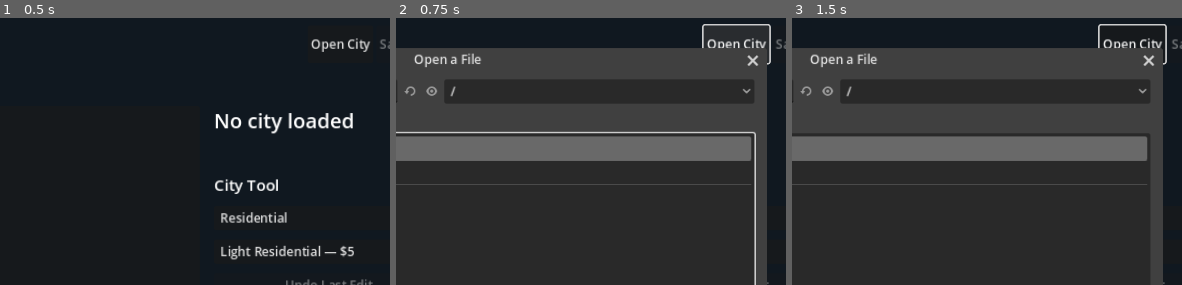
Above: before the commit, frames 1-3 (left to right).
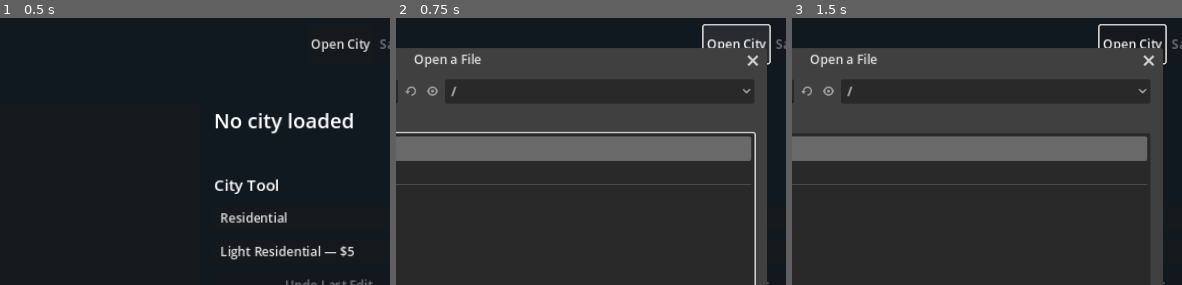
Above: after the commit, the same moments.

Repository: nicholas-ochoa/OpenSC2K
Game: Godot game, scene res://main.tscn
The game is run twice, just before and just after one commit, with the same random seed, the same clock (stepped at 60 frames per second) and the same inputs.
Inputs (mouse positions are % of the whole screen's width and height, from its top left):
- Up to frame 1 (0.5 s): no input
- Up to frame 2 (0.75 s): click "Open City" at 0.5 s
- Up to frame 3 (1.5 s): click (35, 88) at 1.27 s; type "12" at 1.35 s
The pictures show only the part of the screen within x 42-92%, y 0-50%; the shares and areas given below are measured in that part.

Frame 1 is identical in both runs. In frame 2, 0.1% of the frame differs, in the area x 2-16%, y 25-30%; in frame 3, 0.1%.

Commit message:
raise, lower and level terrain

Diff:
--- a/game/src/main.gd
+++ b/game/src/main.gd
@@ -22,6 +22,7 @@
 const Tunnels = preload("res://src/tools/tunnel_command.gd")
 const Highways = preload("res://src/tools/highway_command.gd")
 const Demolish = preload("res://src/tools/demolish_command.gd")
+const TerrainTools = preload("res://src/tools/terrain_command.gd")
 
 var city: CityState
 var current_document: Sc2File
@@ -345,6 +346,7 @@
 	var is_tunnel_tool := Tunnels.supports_tool(selected_group, selected_subtool)
 	var is_highway_tool := Highways.supports_tool(selected_group, selected_subtool)
 	var is_demolish_tool := Demolish.supports_tool(selected_group, selected_subtool)
+	var is_terrain_tool := TerrainTools.supports_tool(selected_group, selected_subtool)
 	var is_sign_tool := selected_group == 15
 	var is_query_tool := selected_group == 16
 	var is_center_tool := selected_group == 17
@@ -362,11 +364,12 @@
 			or is_tunnel_tool
 			or is_highway_tool
 			or is_demolish_tool
+			or is_terrain_tool
 			or is_sign_tool
 			or is_query_tool
 			or is_center_tool
 		),
-		"rectangle" if is_zone_tool else ("path" if is_landscape_tool or is_network_tool or is_highway_tool or is_demolish_tool else "point"),
+		"rectangle" if is_zone_tool else ("path" if is_landscape_tool or is_network_tool or is_highway_tool or is_demolish_tool or is_terrain_tool else "point"),
 	)
 	if city == null or status_label == null:
 		return
@@ -392,6 +395,8 @@
 		status_label.text = "Highway selected. Drag between city tiles to build a two-tile-wide route."
 	elif is_demolish_tool:
 		status_label.text = "Demolish selected. Click or drag across eligible city tiles."
+	elif is_terrain_tool:
+		status_label.text = "%s selected. Click or drag across terrain." % tool.name
 	elif is_sign_tool:
 		status_label.text = "Place Sign selected. Click a city tile to add, edit, or remove a user sign."
 	elif is_query_tool:
@@ -460,6 +465,26 @@
 			status_label.text += " %d specialized structures were not changed." % demolition.skipped_specialized
 		if demolition.easter_events > 0:
 			status_label.text += " A hidden tree event stopped demolition on %d tiles." % demolition.easter_events
+		return
+	if TerrainTools.supports_tool(selected_group, selected_subtool):
+		var terrain_change := TerrainTools.apply_path(
+			city, selected_group, selected_subtool, start, path
+		)
+		if not terrain_change.ok:
+			_show_error("Cannot change terrain: %s" % terrain_change.error)
+			return
+		last_edit_command = terrain_change
+		undo_button.disabled = false
+		_refresh_details()
+		_refresh_map()
+		status_label.remove_theme_color_override("font_color")
+		status_label.text = "%s applied %d actions for $%s." % [
+			Tools.tool(selected_group, selected_subtool).name,
+			terrain_change.action_count,
+			_format_number(terrain_change.cost),
+		]
+		if terrain_change.skipped_conflicts > 0:
+			status_label.text += " %d structure conflicts were not changed." % terrain_change.skipped_conflicts
 		return
 	if Networks.supports_tool(selected_group, selected_subtool):
 		var network := Networks.apply(city, selected_group, selected_subtool, start, finish)
@@ -609,6 +634,8 @@
 		result = Highways.undo(city, last_edit_command)
 	elif command_type == "demolish":
 		result = Demolish.undo(city, last_edit_command, tool_random)
+	elif command_type == "terrain":
+		result = TerrainTools.undo(city, last_edit_command)
 	else:
 		result = Zones.undo(city, last_edit_command)
 	if not result.ok:
@@ -639,6 +666,8 @@
 		status_label.text = "Restored the previous highway route across %d tiles." % result.restored_tiles
 	elif command_type == "demolish":
 		status_label.text = "Restored %d demolished tiles and the previous funds value." % result.restored_tiles
+	elif command_type == "terrain":
+		status_label.text = "Restored %d terrain tiles and the previous funds value." % result.restored_tiles
 	else:
 		status_label.text = "Restored %d tiles and the previous funds value." % result.restored_tiles
 
--- /dev/null
+++ b/game/src/tools/terrain_command.gd
@@ -0,0 +1,426 @@
+class_name TerrainCommand
+extends RefCounted
+
+const GROUP_BULLDOZER := 0
+const SUBTOOL_LEVEL := 1
+const SUBTOOL_RAISE := 2
+const SUBTOOL_LOWER := 3
+const MILITARY_ZONE := 7
+const FLAG_WATER := 0x04
+const MAX_RAISE_SOURCE := 29
+
+const NEIGHBOR_OFFSETS := [
+	Vector2i(0, -1), Vector2i(1, -1), Vector2i(1, 0), Vector2i(1, 1),
+	Vector2i(0, 1), Vector2i(-1, 1), Vector2i(-1, 0), Vector2i(-1, -1),
+]
+const NEIGHBOR_MASKS := [3, 2, 6, 4, 12, 8, 9, 1]
+const CARDINAL_OFFSETS := [Vector2i(0, -1), Vector2i(1, 0), Vector2i(0, 1), Vector2i(-1, 0)]
+const TERRAIN_SHAPES := [
+	0, 9, 10, 2, 11, 13, 3, 6, 12, 1, 13, 5, 4, 8, 7, 50,
+	0, 2, 10, 2, 3, 6, 3, 6, 11, 0, 0, 0, 3, 6, 3, 6,
+	4, 13, 13, 13, 13, 13, 13, 13, 4, 13, 13, 13, 7, 13, 7, 50,
+	12, 13, 13, 13, 13, 13, 13, 13, 4, 13, 13, 13, 13, 13, 13, 13,
+	4, 13, 13, 13, 13, 13, 13, 13, 4, 13, 13, 13, 7, 13, 7, 13,
+	1, 5, 13, 13, 13, 13, 13, 13, 13, 13, 13, 13, 13, 13, 13, 13,
+	13, 13, 13, 13, 13, 13, 13, 13, 13, 13, 13, 13, 13, 13, 13, 13,
+	1, 13, 13, 13, 13, 13, 13, 13, 13, 13, 13, 13, 13, 13, 13, 13,
+	8, 13, 13, 13, 13, 13, 13, 13, 8, 13, 13, 13, 50, 13, 13, 13,
+	9, 2, 2, 2, 13, 13, 13, 6, 13, 13, 13, 13, 13, 13, 13, 6,
+	13, 13, 13, 13, 13, 13, 13, 13, 13, 13, 13, 13, 13, 13, 13, 13,
+	1, 13, 13, 13, 13, 13, 13, 13, 13, 13, 13, 13, 13, 13, 13, 13,
+	13, 13, 13, 13, 13, 13, 13, 13, 13, 13, 13, 13, 13, 13, 13, 13,
+	1, 5, 13, 5, 13, 13, 13, 50, 13, 13, 13, 13, 13, 13, 13, 13,
+	13, 13, 13, 13, 13, 13, 13, 13, 13, 13, 13, 13, 13, 13, 13, 13,
+	1, 5, 13, 5, 13, 13, 13, 13, 13, 13, 13, 13, 13, 13, 13, 13,
+]
+
+
+static func supports_tool(group_index: int, subtool_index: int) -> bool:
+	return group_index == GROUP_BULLDOZER and subtool_index >= SUBTOOL_LEVEL and subtool_index <= SUBTOOL_LOWER
+
+
+static func apply_path(
+	city: CityState,
+	group_index: int,
+	subtool_index: int,
+	start: Vector2i,
+	points: Array[Vector2i]
+) -> Dictionary:
+	if city == null or not city.is_valid():
+		return {"ok": false, "error": "city is invalid"}
+	if not supports_tool(group_index, subtool_index):
+		return {"ok": false, "error": "tool is not a terrain tool"}
+	if city.index_of(start.x, start.y) < 0 or points.is_empty():
+		return {"ok": false, "error": "terrain path is outside the city"}
+
+	var old_payloads := NetworkCommand._city_payloads(city)
+	if old_payloads.is_empty():
+		return {"ok": false, "error": "required city data is missing or invalid"}
+	var changed_payloads := NetworkCommand._duplicate_payloads(old_payloads)
+	var altitude: PackedByteArray = changed_payloads.ALTM
+	var buildings: PackedByteArray = changed_payloads.XBLD
+	var terrain: PackedByteArray = changed_payloads.XTER
+	var zones: PackedByteArray = changed_payloads.XZON
+	var underground: PackedByteArray = changed_payloads.XUND
+	var flags: PackedByteArray = changed_payloads.XBIT
+	var misc: PackedByteArray = changed_payloads.MISC
+	var funds := city.funds()
+	var target_altitude := _land_altitude(altitude, city.index_of(start.x, start.y))
+	var action_count := 0
+	var total_cost := 0
+	var changed_indices := PackedInt32Array()
+	var skipped_conflicts := 0
+	var skipped_insufficient := 0
+
+	for point in points:
+		var index := city.index_of(point.x, point.y)
+		if index < 0:
+			continue
+		var operation := subtool_index
+		if operation == SUBTOOL_LEVEL:
+			var current_altitude := _land_altitude(altitude, index)
+			if current_altitude < target_altitude:
+				operation = SUBTOOL_RAISE
+			elif current_altitude > target_altitude:
+				operation = SUBTOOL_LOWER
+			else:
+				continue
+		var heights := _decode_heights(altitude)
+		var trial := {}
+		if operation == SUBTOOL_RAISE:
+			trial = _plan_raise(heights, zones, buildings, point, funds)
+		else:
+			trial = _plan_lower(heights, point, funds)
+		if not trial.get("valid", false):
+			if trial.get("insufficient", false):
+				skipped_insufficient += 1
+			continue
+		var modified: PackedInt32Array = trial.modified
+		var retile_indices := _expanded_indices(modified)
+		if _has_unsupported_conflict(buildings, underground, retile_indices):
+			skipped_conflicts += 1
+			continue
+		_write_heights(altitude, trial.heights, modified)
+		for changed_index in trial.zone_indices:
+			zones[changed_index] &= 0xf0
+		funds = int(trial.funds)
+		total_cost += int(trial.cost)
+		action_count += 1
+		_retile_region(
+			altitude, buildings, terrain, zones, flags, misc, retile_indices,
+			city.document.misc_u32(0x0e40)
+		)
+		for changed_index in modified:
+			if not changed_indices.has(changed_index):
+				changed_indices.append(changed_index)
+		for changed_index in retile_indices:
+			if not changed_indices.has(changed_index):
+				changed_indices.append(changed_index)
+
+	if action_count == 0:
+		if skipped_insufficient > 0:
+			return {"ok": false, "error": "insufficient funds", "cost": 25}
+		if skipped_conflicts > 0:
+			return {"ok": false, "error": "terrain change conflicts with a structure or underground network"}
+		return {"ok": false, "error": "no terrain height changed"}
+	BuildingCommand._write_u32_be(misc, BuildingCommand.MISC_FUNDS, funds)
+
+	var changed_ids := PackedStringArray()
+	for chunk_id in ["ALTM", "XBLD", "XTER", "XZON", "XBIT", "MISC"]:
+		if changed_payloads[chunk_id] != old_payloads[chunk_id]:
+			changed_ids.append(chunk_id)
+	if not NetworkCommand._apply_payloads(city, changed_ids, changed_payloads, old_payloads):
+		return {"ok": false, "error": "cannot store terrain changes"}
+	return {
+		"ok": true,
+		"command_type": "terrain",
+		"group_index": group_index,
+		"subtool_index": subtool_index,
+		"target_altitude": target_altitude,
+		"tile_indices": changed_indices,
+		"action_count": action_count,
+		"cost": total_cost,
+		"skipped_conflicts": skipped_conflicts,
+		"skipped_insufficient": skipped_insufficient,
+		"changed_ids": changed_ids,
+		"old_payloads": old_payloads,
+		"new_payloads": changed_payloads,
+		"error": "",
+	}
+
+
+static func undo(city: CityState, command: Dictionary) -> Dictionary:
+	if city == null or not city.is_valid():
+		return {"ok": false, "error": "city is invalid"}
+	if not command.get("ok", false) or command.get("command_type", "") != "terrain":
+		return {"ok": false, "error": "terrain command is invalid"}
+	var changed_ids: PackedStringArray = command.get("changed_ids", PackedStringArray())
+	var old_payloads: Dictionary = command.get("old_payloads", {})
+	var new_payloads: Dictionary = command.get("new_payloads", {})
+	for chunk_id in changed_ids:
+		var chunk := city.document.find_chunk(chunk_id)
+		if chunk == null or not new_payloads.has(chunk_id) or chunk.decoded_payload != new_payloads[chunk_id]:
+			return {"ok": false, "error": "city changed after this terrain command"}
+	if not NetworkCommand._apply_payloads(city, changed_ids, old_payloads, new_payloads):
+		return {"ok": false, "error": "cannot restore terrain changes"}
+	var indices: PackedInt32Array = command.get("tile_indices", PackedInt32Array())
+	return {"ok": true, "restored_tiles": indices.size(), "error": ""}
+
+
+static func _plan_raise(
+	heights: PackedInt32Array,
+	zones: PackedByteArray,
+	buildings: PackedByteArray,
+	start: Vector2i,
+	funds: int
+) -> Dictionary:
+	var visiting := {}
+	var visited := {}
+	var postorder: Array[Vector2i] = []
+	if not _collect_raise_dependencies(heights, zones, start, visiting, visited, postorder):
+		return {"valid": false}
+	var trial := heights.duplicate()
+	var modified := PackedInt32Array()
+	var zone_indices := PackedInt32Array()
+	var remaining := funds
+	var cost := 0
+	for point in postorder:
+		if remaining < 25:
+			continue
+		var index := point.x * CityState.MAP_SIZE + point.y
+		trial[index] += 1
+		remaining -= 25
+		cost += 25
+		zone_indices.append(index)
+		if not modified.has(index):
+			modified.append(index)
+		_normalize_cardinal_slopes(trial, buildings, point, modified)
+	if cost == 0:
+		return {"valid": false, "insufficient": true}
+	return {
+		"valid": true,
+		"heights": trial,
+		"modified": modified,
+		"zone_indices": zone_indices,
+		"funds": remaining,
+		"cost": cost,
+	}
+
+
+static func _collect_raise_dependencies(
+	heights: PackedInt32Array,
+	zones: PackedByteArray,
+	point: Vector2i,
+	visiting: Dictionary,
+	visited: Dictionary,
+	postorder: Array[Vector2i]
+) -> bool:
+	var index := point.x * CityState.MAP_SIZE + point.y
+	if visited.has(index):
+		return true
+	if visiting.has(index):
+		return true
+	if (zones[index] & 0x0f) == MILITARY_ZONE or heights[index] > MAX_RAISE_SOURCE:
+		return false
+	for offset in NEIGHBOR_OFFSETS:
+		var neighbor: Vector2i = point + offset
+		if _point_is_in_bounds(neighbor):
+			var neighbor_index := neighbor.x * CityState.MAP_SIZE + neighbor.y
+			if (zones[neighbor_index] & 0x0f) == MILITARY_ZONE:
+				return false
+	visiting[index] = true
+	for offset in CARDINAL_OFFSETS:
+		var neighbor: Vector2i = point + offset
+		if not _point_is_in_bounds(neighbor):
+			continue
+		var neighbor_index := neighbor.x * CityState.MAP_SIZE + neighbor.y
+		if heights[neighbor_index] < heights[index]:
+			if not _collect_raise_dependencies(
+				heights, zones, neighbor, visiting, visited, postorder
+			):
+				return false
+	visiting.erase(index)
+	visited[index] = true
+	postorder.append(point)
+	return true
+
+
+static func _normalize_cardinal_slopes(
+	heights: PackedInt32Array,
+	buildings: PackedByteArray,
+	point: Vector2i,
+	modified: PackedInt32Array
+) -> void:
+	var index := point.x * CityState.MAP_SIZE + point.y
+	for offset in CARDINAL_OFFSETS:
+		var neighbor: Vector2i = point + offset
+		if not _point_is_in_bounds(neighbor):
+			continue
+		var neighbor_index := neighbor.x * CityState.MAP_SIZE + neighbor.y
+		if buildings[neighbor_index] >= 0x0d:
+			continue
+		var difference := heights[index] - heights[neighbor_index]
+		if difference >= 2:
+			heights[neighbor_index] = heights[index] - 1
+		elif difference <= -2:
+			heights[neighbor_index] = heights[index] + 1
+		else:
+			continue
+		if not modified.has(neighbor_index):
+			modified.append(neighbor_index)
+		_normalize_cardinal_slopes(heights, buildings, neighbor, modified)
+
+
+static func _plan_lower(
+	heights: PackedInt32Array, start: Vector2i, funds: int
+) -> Dictionary:
+	if funds < 25:
+		return {"valid": false, "insufficient": true}
+	var start_index := start.x * CityState.MAP_SIZE + start.y
+	if heights[start_index] == 0:
+		return {"valid": false}
+	var trial := heights.duplicate()
+	var queue: Array[Vector2i] = []
+	queue.resize(512)
+	var queue_head := 0
+	var queue_tail := 1
+	queue[0] = start
+	var modified := PackedInt32Array([start_index])
+	var zone_indices := PackedInt32Array()
+	trial[start_index] -= 1
+	var decrements := 1
+	while queue_head != queue_tail:
+		var point := queue[queue_head]
+		queue_head = (queue_head + 1) & 0x1ff
+		var index := point.x * CityState.MAP_SIZE + point.y
+		if not zone_indices.has(index):
+			zone_indices.append(index)
+		var higher_mask := 0
+		for neighbor_index in 8:
+			var neighbor: Vector2i = point + NEIGHBOR_OFFSETS[neighbor_index]
+			if _point_is_in_bounds(neighbor):
+				var checked_index := neighbor.x * CityState.MAP_SIZE + neighbor.y
+				if trial[checked_index] > trial[index]:
+					higher_mask |= NEIGHBOR_MASKS[neighbor_index]
+		for neighbor_index in 8:
+			var neighbor: Vector2i = point + NEIGHBOR_OFFSETS[neighbor_index]
+			if not _point_is_in_bounds(neighbor):
+				continue
+			var checked_index := neighbor.x * CityState.MAP_SIZE + neighbor.y
+			if (
+				trial[checked_index] > trial[index] + 1
+				or (trial[checked_index] > trial[index] and higher_mask == 15)
+			):
+				trial[checked_index] -= 1
+				decrements += 1
+				queue[queue_tail] = neighbor
+				queue_tail = (queue_tail + 1) & 0x1ff
+				if queue_head == queue_tail:
+					queue_head = (queue_tail + 1) & 0x1ff
+				if not modified.has(checked_index):
+					modified.append(checked_index)
+	return {
+		"valid": true,
+		"heights": trial,
+		"modified": modified,
+		"zone_indices": zone_indices,
+		"funds": maxi(0, funds - decrements * 25),
+		"cost": mini(funds, decrements * 25),
+	}
+
+
+static func _expanded_indices(indices: PackedInt32Array) -> PackedInt32Array:
+	var result := PackedInt32Array()
+	for index in indices:
+		var point := Vector2i(int(index / CityState.MAP_SIZE), index % CityState.MAP_SIZE)
+		for x in range(maxi(0, point.x - 1), mini(128, point.x + 2)):
+			for y in range(maxi(0, point.y - 1), mini(128, point.y + 2)):
+				var checked_index := x * CityState.MAP_SIZE + y
+				if not result.has(checked_index):
+					result.append(checked_index)
+	return result
+
+
+static func _has_unsupported_conflict(
+	buildings: PackedByteArray,
+	underground: PackedByteArray,
+	indices: PackedInt32Array
+) -> bool:
+	for index in indices:
+		if buildings[index] >= 0x0d or underground[index] != 0:
+			return true
+	return false
+
+
+static func _retile_region(
+	altitude: PackedByteArray,
+	buildings: PackedByteArray,
+	terrain: PackedByteArray,
+	zones: PackedByteArray,
+	flags: PackedByteArray,
+	misc: PackedByteArray,
+	indices: PackedInt32Array,
+	sea_level: int
+) -> void:
+	for index in indices:
+		var point := Vector2i(int(index / CityState.MAP_SIZE), index % CityState.MAP_SIZE)
+		var land := _land_altitude(altitude, index)
+		var higher_mask := 0
+		for neighbor_index in 8:
+			var neighbor: Vector2i = point + NEIGHBOR_OFFSETS[neighbor_index]
+			if _point_is_in_bounds(neighbor):
+				var checked_index := neighbor.x * CityState.MAP_SIZE + neighbor.y
+				if _land_altitude(altitude, checked_index) > land:
+					higher_mask |= NEIGHBOR_MASKS[neighbor_index]
+		var shape := int(TERRAIN_SHAPES[higher_mask])
+		if shape != 0:
+			zones[index] &= 0xf0
+		if shape == 50:
+			land = mini(31, land + 1)
+			_set_land_altitude(altitude, index, land)
+			shape = 0
+		if land >= sea_level:
+			flags[index] &= ~FLAG_WATER & 0xff
+			terrain[index] = shape
+			continue
+		flags[index] |= FLAG_WATER
+		_set_water_altitude(altitude, index, sea_level)
+		if buildings[index] != 0 and buildings[index] != 5:
+			NetworkCommand._replace_building(buildings, zones, misc, index, 0)
+		terrain[index] = shape + (0x20 if sea_level - land == 1 else 0x10)
+
+
+static func _decode_heights(altitude: PackedByteArray) -> PackedInt32Array:
+	var result := PackedInt32Array()
+	result.resize(CityState.TILE_COUNT)
+	for index in CityState.TILE_COUNT:
+		result[index] = _land_altitude(altitude, index)
+	return result
+
+
+static func _write_heights(
+	altitude: PackedByteArray, heights: PackedInt32Array, indices: PackedInt32Array
+) -> void:
+	for index in indices:
+		_set_land_altitude(altitude, index, heights[index])
+
+
+static func _land_altitude(altitude: PackedByteArray, index: int) -> int:
+	return altitude[index * 2 + 1] & 0x1f
+
+
+static func _set_land_altitude(altitude: PackedByteArray, index: int, value: int) -> void:
+	var offset := index * 2
+	altitude[offset + 1] = (altitude[offset + 1] & 0xe0) | (value & 0x1f)
+
+
+static func _set_water_altitude(altitude: PackedByteArray, index: int, value: int) -> void:
+	var offset := index * 2
+	var word := (altitude[offset] << 8) | altitude[offset + 1]
+	word = (word & 0xfc1f) | ((value & 0x1f) << 5)
+	altitude[offset] = (word >> 8) & 0xff
+	altitude[offset + 1] = word & 0xff
+
+
+static func _point_is_in_bounds(point: Vector2i) -> bool:
+	return point.x >= 0 and point.x < 128 and point.y >= 0 and point.y < 128
--- a/game/tests/test_runner.gd
+++ b/game/tests/test_runner.gd
@@ -32,6 +32,7 @@
 const Tunnels = preload("res://src/tools/tunnel_command.gd")
 const Highways = preload("res://src/tools/highway_command.gd")
 const Demolish = preload("res://src/tools/demolish_command.gd")
+const TerrainTools = preload("res://src/tools/terrain_command.gd")
 
 var failures := 0
 var checks := 0
@@ -72,6 +73,7 @@
 	_test_tunnel_command(reference_root)
 	_test_highway_command(reference_root)
 	_test_demolish_command(reference_root)
+	_test_terrain_command(reference_root)
 
 	if failures == 0:
 		print("PASS: %d checks" % checks)
@@ -1439,6 +1441,57 @@
 	_check(not highway.ok and highway.error.contains("specialized"), "Demolish reports specialized highway work")
 
 
+func _test_terrain_command(reference_root: String) -> void:
+	_check(TerrainTools.supports_tool(0, 1), "Terrain command supports Level Terrain")
+	_check(TerrainTools.supports_tool(0, 2), "Terrain command supports Raise Terrain")
+	_check(TerrainTools.supports_tool(0, 3), "Terrain command supports Lower Terrain")
+	_check(not TerrainTools.supports_tool(0, 0), "Terrain command rejects Demolish")
+	var document := Sc2Document.load_path(reference_root.path_join("DEFAULT.SC2"))
+	for chunk_id in ["ALTM", "XBLD", "XTER", "XZON", "XUND", "XBIT"]:
+		var size := 128 * 128 * 2 if chunk_id == "ALTM" else 128 * 128
+		_check(
+			document.find_chunk(chunk_id).set_decoded_payload(_filled_bytes(size, 0)),
+			"Terrain fixture clears %s" % chunk_id,
+		)
+	_check(document.set_misc_i32(0x14, 200), "Terrain fixture sets funds")
+	_check(document.set_misc_u32(0x0e40, 0), "Terrain fixture sets sea level")
+	_check(document.set_misc_u32(0x01f0, 16384), "Terrain fixture counts clear tiles")
+	var city := CityModel.from_document(document)
+	var raised := TerrainTools.apply_path(city, 0, 2, Vector2i(20, 20), [Vector2i(20, 20)])
+	_check(raised.ok and city.land_altitude(20, 20) == 1, "Raise Terrain increases the selected altitude")
+	_check(raised.cost == 25 and city.funds() == 175, "Raise Terrain charges each raised dependency")
+	_check(city.terrain_id(20, 19) == 4 and city.terrain_id(21, 20) == 1, "Raise Terrain uses the recovered terrain shape table")
+	_check(TerrainTools.undo(city, raised).ok, "Raise Terrain can be undone")
+	_check(city.land_altitude(20, 20) == 0 and city.funds() == 200, "Raise undo restores altitude and funds")
+
+	_check(city.set_land_altitude(20, 20, 1), "Lower Terrain fixture raises the selected tile")
+	var lowered := TerrainTools.apply_path(city, 0, 3, Vector2i(20, 20), [Vector2i(20, 20)])
+	_check(lowered.ok and city.land_altitude(20, 20) == 0, "Lower Terrain decreases the selected altitude")
+	_check(lowered.cost == 25 and city.funds() == 175, "Lower Terrain charges the selected height change")
+	_check(TerrainTools.undo(city, lowered).ok, "Lower Terrain can be undone")
+
+	_check(city.set_land_altitude(30, 30, 5), "Level Terrain fixture sets the source height")
+	_check(city.set_land_altitude(31, 30, 3), "Level Terrain fixture sets a lower path height")
+	_check(city.set_land_altitude(31, 29, 3), "Level Terrain fixture sets the north dependency height")
+	_check(city.set_land_altitude(32, 30, 3), "Level Terrain fixture sets the east dependency height")
+	_check(city.set_land_altitude(31, 31, 3), "Level Terrain fixture sets the south dependency height")
+	var leveled := TerrainTools.apply_path(
+		city, 0, 1, Vector2i(30, 30), [Vector2i(30, 30), Vector2i(31, 30)]
+	)
+	_check(leveled.ok and leveled.target_altitude == 5, "Level Terrain captures the drag-start altitude")
+	_check(city.land_altitude(31, 30) == 4, "Level Terrain moves a path tile one level toward its target")
+	_check(TerrainTools.undo(city, leveled).ok, "Level Terrain can be undone")
+	_check(city.set_land_altitude(50, 50, 1), "Lower propagation fixture sets the selected height")
+	_check(city.set_land_altitude(51, 50, 3), "Lower propagation fixture sets a high neighbor")
+	var propagated := TerrainTools.apply_path(city, 0, 3, Vector2i(50, 50), [Vector2i(50, 50)])
+	_check(propagated.ok and city.land_altitude(50, 50) == 0, "Lower Terrain applies its selected change before propagation")
+	_check(city.land_altitude(51, 50) == 2 and propagated.cost == 50, "Lower Terrain lowers a neighbor more than one level higher")
+	_check(TerrainTools.undo(city, propagated).ok, "Propagated Lower Terrain can be undone")
+	_check(city.set_building_id(40, 40, 0x1d), "Terrain conflict fixture places a road")
+	var conflict := TerrainTools.apply_path(city, 0, 2, Vector2i(40, 40), [Vector2i(40, 40)])
+	_check(not conflict.ok and conflict.error.contains("structure"), "Terrain command reports unimplemented structure conflicts")
+
+
 func _files_with_extension(directory: String, extension: String) -> PackedStringArray:
 	var paths := PackedStringArray()
 	for filename in DirAccess.get_files_at(directory):
Not shown, added: game/src/tools/terrain_command.gd.uid
